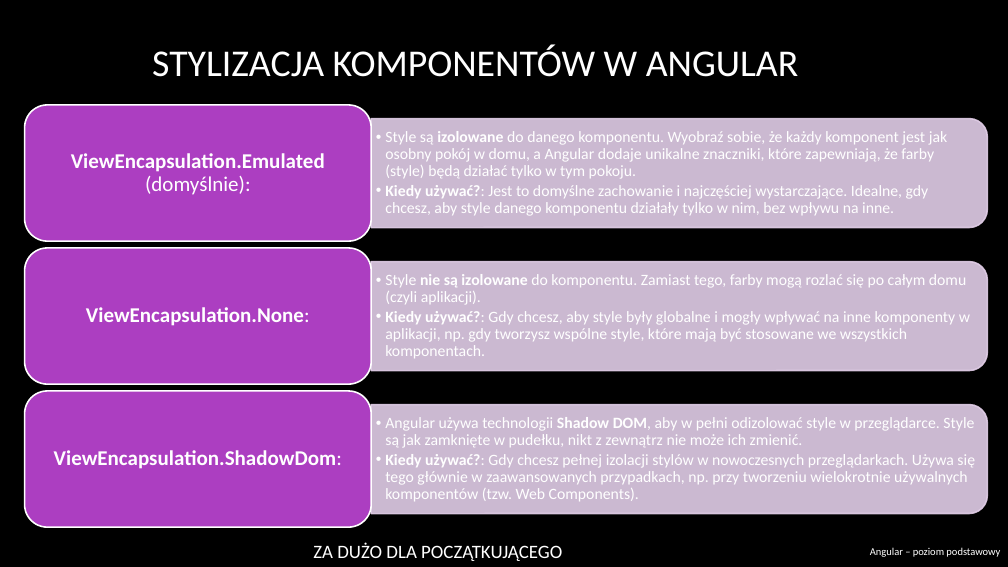
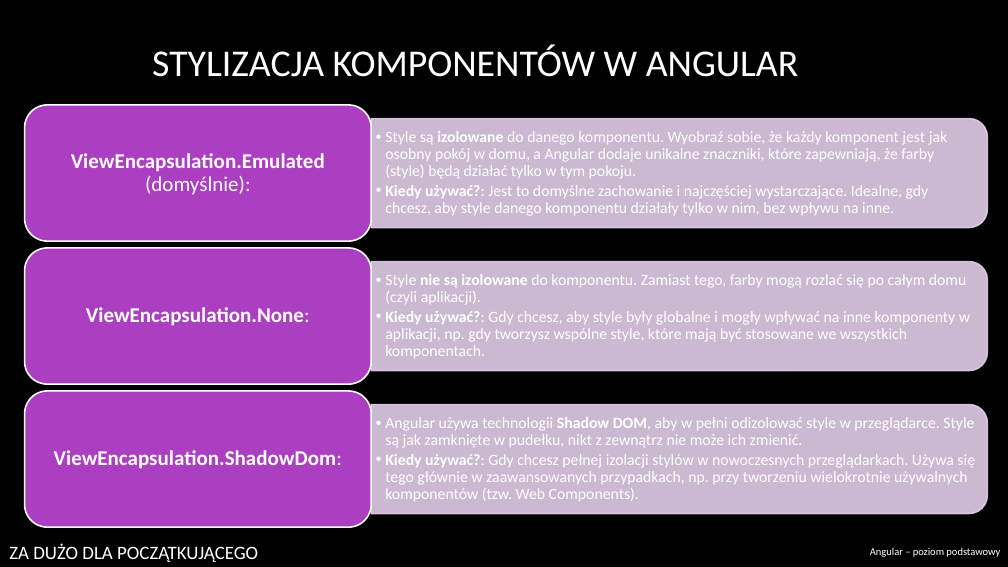
Before and after one commit to RafalSzczuka/angular-course-pfr, a slide deck: slide 37 of prezentacja/Angular beginner.pptx. Drawn at 1008x567 pixels with LibreOffice and Linux fonts; fonts in the diff are those of the drawing; background and template pictures are left out. Boxes give left, top, right and bottom in pixels: in the first picture for what was removed or moved away, otherwise in the second. Text is boxed around its words. In the diff, an @@ line names an element or a change of style, - is before the commit and + after.

```diff
--- a/prezentacja/Angular beginner.pptx
+++ b/prezentacja/Angular beginner.pptx
@@ text "ZA DUŻO DLA POCZĄTKUJĄCEGO": place and size @@
-text "ZA DUŻO DLA POCZĄTKUJĄCEGO" at bbox=[313, 543, 562, 561]
+text "ZA DUŻO DLA POCZĄTKUJĄCEGO" at bbox=[9, 543, 258, 562]
```
Also in this commit, not shown: 6 other slides changed.
